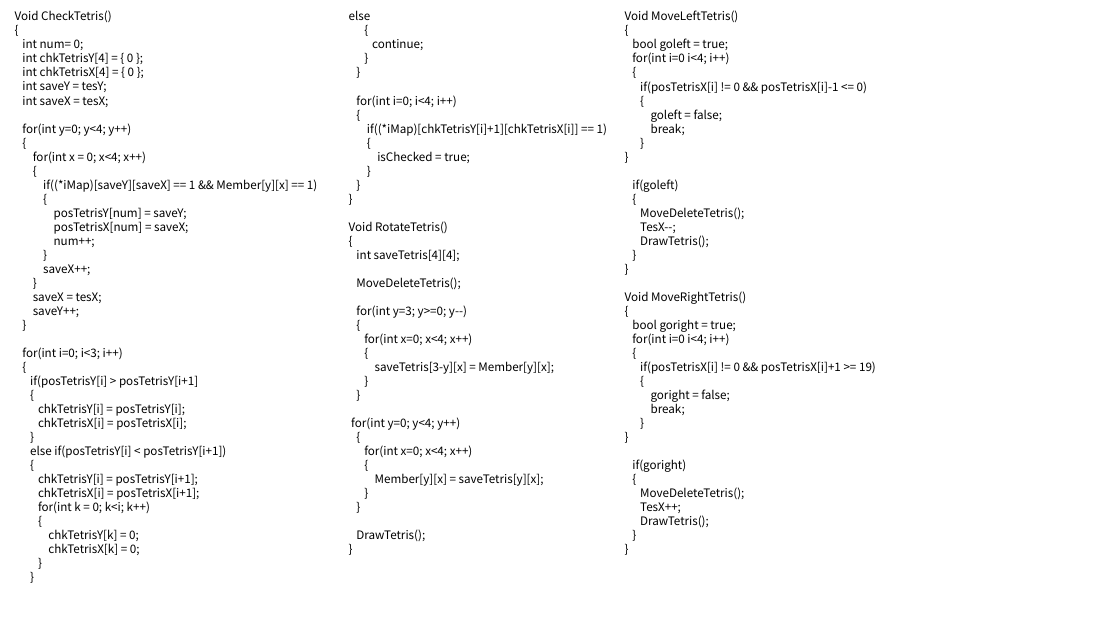
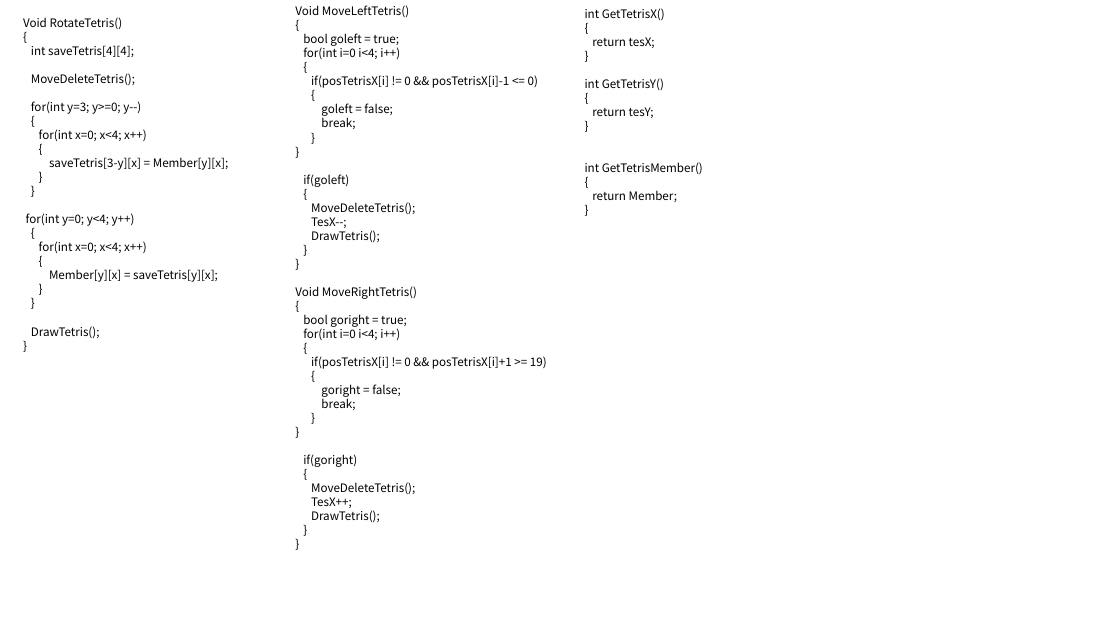
Before and after one commit to HEYHO8037/Tetris, a slide deck: slide 2 of Tetris.pptx. Drawn at 1120x630 pixels with LibreOffice and Linux fonts; fonts in the diff are those of the drawing. Boxes give left, top, right and bottom in pixels: in the first picture for what was removed or moved away, otherwise in the second. Text is boxed around its words. In the diff, an @@ line names an element or a change of style, - is before the commit and + after.

```diff
--- a/Tetris.pptx
+++ b/Tetris.pptx
@@ text "Void RotateTetris()" moved from (x1=349, y1=10, x2=607, y2=541) to (x1=23, y1=17, x2=229, y2=338) @@
@@ text removed at (x1=15, y1=10, x2=317, y2=555) @@
-Void CheckTetris()
-{
-int num= 0;
-int chkTetrisY[4] = { 0 };
-int chkTetrisX[4] = { 0 };
-int saveY = tesY;
-int saveX = tesX;
-for(int y=0; y<4; y++)
-{
-for(int x = 0; x<4; x++)
-{
-if((*iMap)[saveY][saveX] == 1 && Member[y][x] == 1)
-{
-posTetrisY[num] = saveY;
-posTetrisX[num] = saveX;
-num++;
-}
-saveX++;
-}
-saveX = tesX;
-saveY++;
-}
-for(int i=0; i<3; i++)
-{
-if(posTetrisY[i] > posTetrisY[i+1]
-{
-chkTetrisY[i] = posTetrisY[i];
-chkTetrisX[i] = posTetrisX[i];
-}
-else if(posTetrisY[i] < posTetrisY[i+1])
-{
-chkTetrisY[i] = posTetrisY[i+1];
-chkTetrisX[i] = posTetrisX[i+1];
-for(int k = 0; k<i; k++)
-{
-chkTetrisY[k] = 0;
-chkTetrisX[k] = 0;
-}
-}
@@ text "Void MoveLeftTetris()" moved from (x1=625, y1=10, x2=876, y2=527) to (x1=295, y1=5, x2=547, y2=522) @@
@@ text at (x1=349, y1=10, x2=607, y2=163): paragraphs removed @@
-else
-{
-continue;
-}
-}
-for(int i=0; i<4; i++)
-{
-if((*iMap)[chkTetrisY[i]+1][chkTetrisX[i]] == 1)
-{
-isChecked = true;
-}
-}
-}
@@ text added at (x1=585, y1=8, x2=703, y2=202), 10 pt, text #000000 @@
+int GetTetrisX()
+{
+return tesX;
+}
+int GetTetrisY()
+{
+return tesY;
+}
+int GetTetrisMember()
+{
+return Member;
+}
```
Also in this commit, not shown: 2 other slides changed, 1 slide added.
